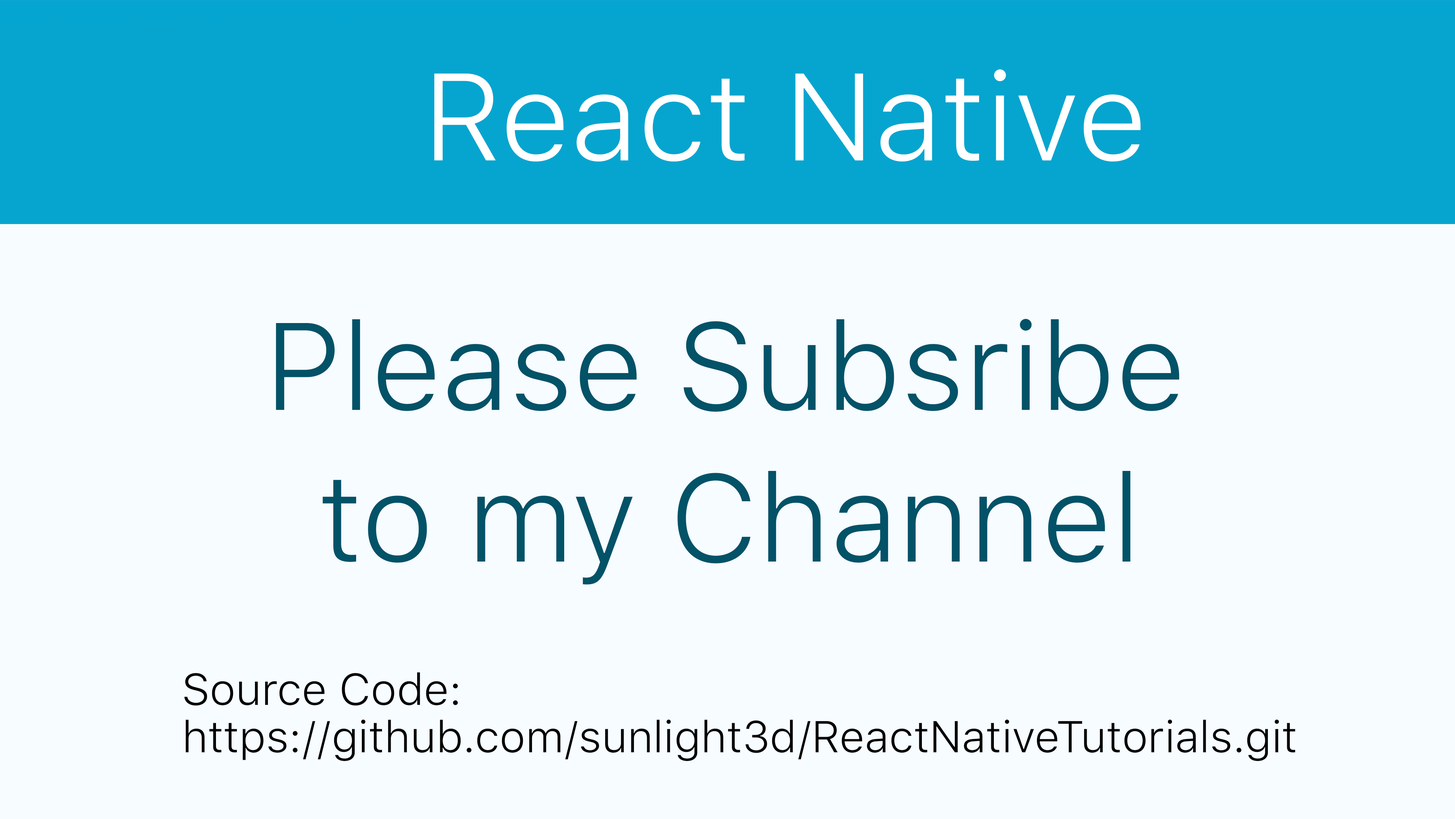
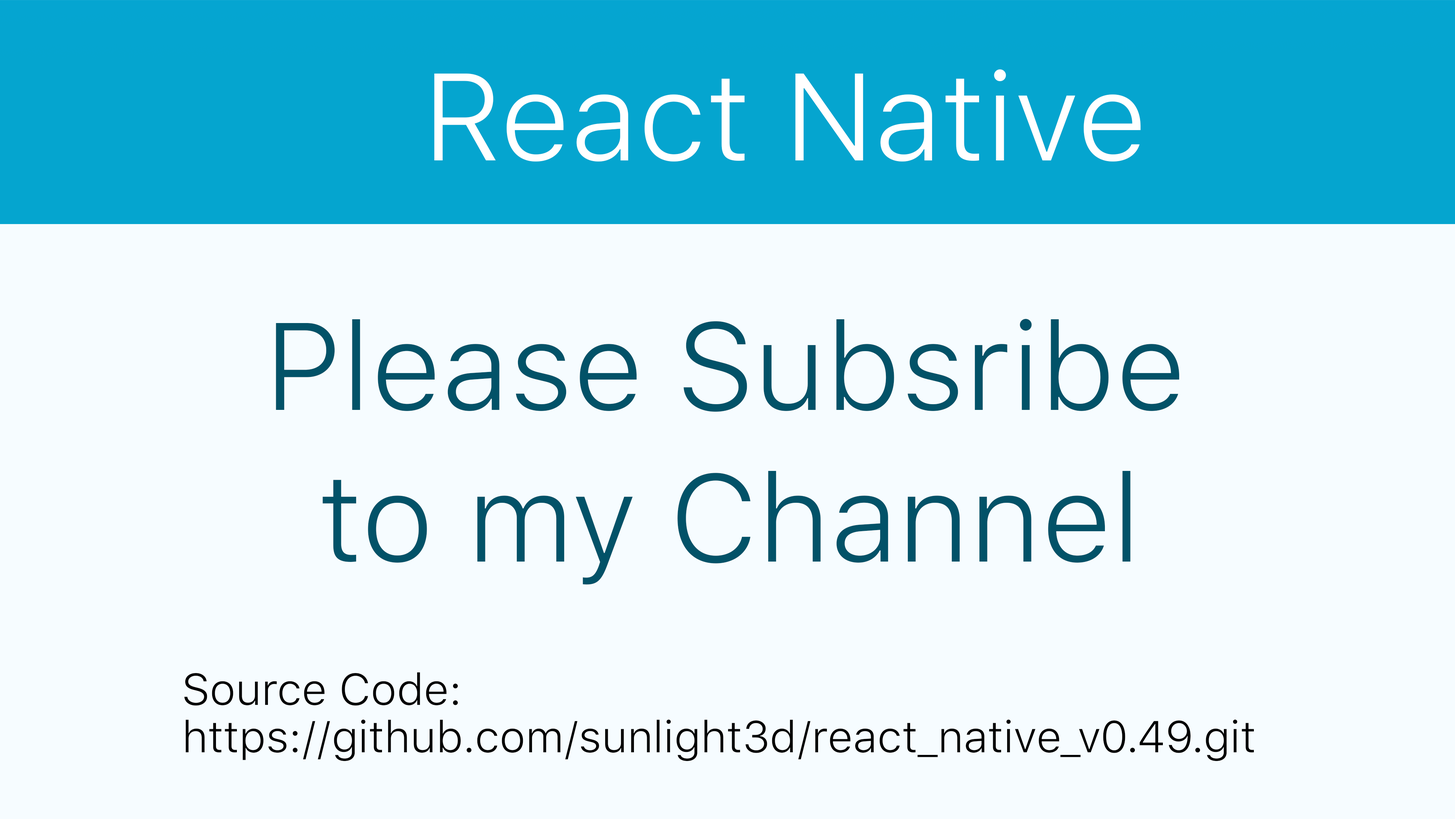
Layers edited between the first and the second 1455×819 image:
painted on "code" over (815, 718, 1296, 762)
